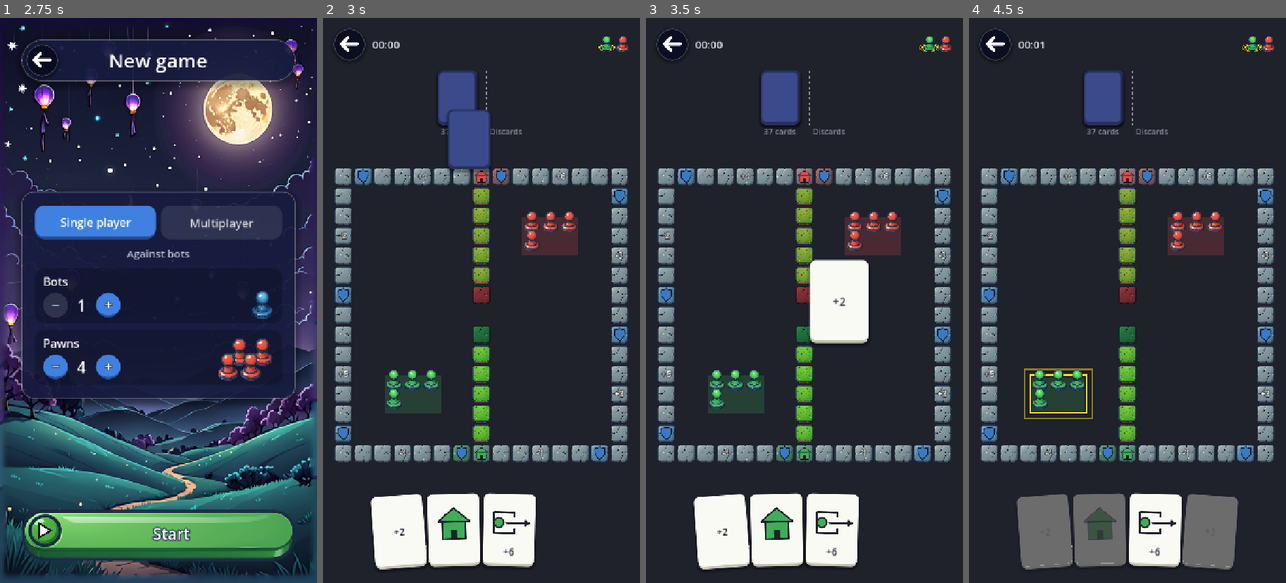
Above: before the commit, frames 1-4 (left to right).
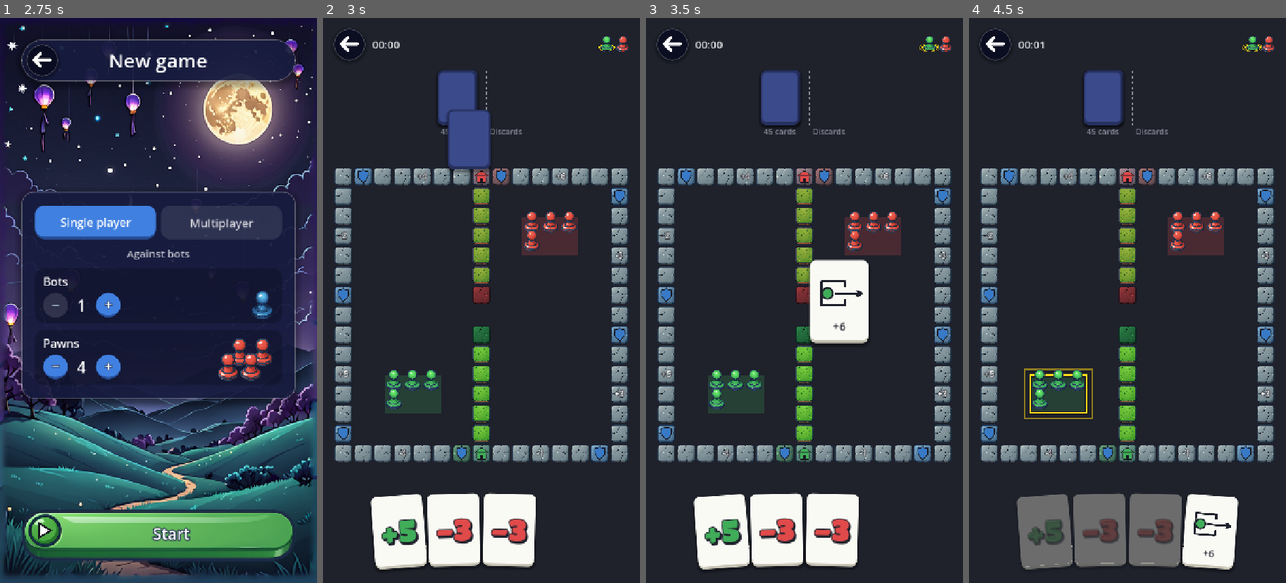
Above: after the commit, the same moments.

Repository: sezertanci/Pawnic
Game: Godot game, scene res://scenes/main.tscn
The game is run twice, just before and just after one commit, with the same random seed, the same clock (stepped at 60 frames per second) and the same inputs.
Inputs (mouse positions are in pixels of both pictures, inside the frame that each line leads up to; where the layout moved, square brackets give the same spot in the first picture):
- Up to frame 1 (2.75 s): click "New game" at 0.5 s; click "Single player" at 1.25 s; click "Single player" at 2 s
- Up to frame 2 (3 s): click "Start" at 2.75 s
- Up to frame 3 (3.5 s): no input
- Up to frame 4 (4.5 s): tap Enter at 3.5 s; drag from (1127, 317) to (1159, 176) at 3.52 s; click (1209, 532) [1156, 532] at 4.25 s

Frame 1 is identical in both runs. In frame 2, 1.4% of the frame differs, in the area x 18-66%, y 19-96%; in frame 3, 1.7%; in frame 4, 5.0%, in the area x 18-86%, y 19-98%.

Commit message:
feat: desteyi iki zar oranında 2–12 yap ve kart sayılarını iri çiz
- İleri kartları 2–12 oldu, adetleri iki zarın gelme olasılığına göre (toplam 36, deste 52)
- İleri ve geri kartlarındaki sayı Titan One ile iri, konturlu ve gölgeli çiziliyor; ileri yeşil, geri kırmızı
- Geri kartlarında gerçek eksi işareti (−) kullanılıyor
- Titan One yazı tipi OFL lisansıyla assets/fonts altına eklendi

Co-Authored-By: Claude Opus 5.5 <noreply@anthropic.com>

Diff:
--- a/data/translations.csv
+++ b/data/translations.csv
@@ -26,7 +26,7 @@
 PILE_DECK_COUNT,%d kart,%d cards,%d Karten,%d cartas,%d cartes,%d carte,%d cartas,%d kartu
 PILE_DISCARD,Atılanlar,Discards,Ablage,Descartes,Défausse,Scarti,Descartes,Buangan
 CARD_FORWARD,+%d,+%d,+%d,+%d,+%d,+%d,+%d,+%d
-CARD_BACK,-%d,-%d,-%d,-%d,-%d,-%d,-%d,-%d
+CARD_BACK,−%d,−%d,−%d,−%d,−%d,−%d,−%d,−%d
 CARD_EXIT,Çıkış,Exit,Ausstieg,Salida,Sortie,Uscita,Saída,Keluar
 CARD_SWAP,Yer değiştir,Swap,Tauschen,Intercambio,Échange,Scambio,Troca,Tukar
 CARD_SEND_BACK,Geri yolla %d,Send back %d,Zurückschicken %d,Devolver %d,Renvoi %d,Rimanda %d,Devolve %d,Pukul mundur %d
--- a/data/tuning.json
+++ b/data/tuning.json
@@ -13,14 +13,17 @@
 		"default_pawns": 4
 	},
 	"deck": [
-		{ "type": "forward", "value": 1, "count": 4 },
-		{ "type": "forward", "value": 2, "count": 4 },
-		{ "type": "forward", "value": 3, "count": 4 },
-		{ "type": "forward", "value": 4, "count": 4 },
+		{ "type": "forward", "value": 2, "count": 1 },
+		{ "type": "forward", "value": 3, "count": 2 },
+		{ "type": "forward", "value": 4, "count": 3 },
 		{ "type": "forward", "value": 5, "count": 4 },
-		{ "type": "forward", "value": 6, "count": 4 },
-		{ "type": "forward", "value": 8, "count": 2 },
-		{ "type": "forward", "value": 10, "count": 2 },
+		{ "type": "forward", "value": 6, "count": 5 },
+		{ "type": "forward", "value": 7, "count": 6 },
+		{ "type": "forward", "value": 8, "count": 5 },
+		{ "type": "forward", "value": 9, "count": 4 },
+		{ "type": "forward", "value": 10, "count": 3 },
+		{ "type": "forward", "value": 11, "count": 2 },
+		{ "type": "forward", "value": 12, "count": 1 },
 		{ "type": "back", "value": 3, "count": 3 },
 		{ "type": "back", "value": 5, "count": 2 },
 		{ "type": "exit", "value": 0, "count": 4 },
--- a/scripts/ui/card_symbol.gd
+++ b/scripts/ui/card_symbol.gd
@@ -1,23 +1,29 @@
 class_name CardSymbol
 extends Control
-## Sayı kartları dışındaki kartlarda yazının yerine çizilen sembol:
+## Kartlarda yazının yerine çizilen sembol:
+## İleri ve geri: iri, konturlu ve gölgeli renkli sayı (+7, −5).
 ## Yer değiştir: iki taş ve aralarında karşılıklı oklar.
 ## Çıkış: kutudan dışarı çıkan taş ve ok; çıkış sayısında (+6) altına sayı da yazılır.
 ## Kısayol: ev. Joker: yıldız ve seçilebilen sayı aralığı; sayı seçilince üstte o sayı.
 ## Yıldız: yalnızca yıldız (kural ekranındaki kazanma simgesi).
 ## Sembolü olmayan kartlarda gizlidir. Renkler arayüz temasındaki CardSymbol türünden okunur.
 
-enum Kind { NONE, SWAP, EXIT_FORWARD, EXIT, SEND_BACK, SHORTCUT, JOKER, STAR }
+enum Kind { NONE, FORWARD, BACK, SWAP, EXIT_FORWARD, EXIT, SEND_BACK, SHORTCUT, JOKER, STAR }
 
 const STYLE := &"CardSymbol"
 const PAWN_COLOR := &"pawn_color"
 const RIVAL_COLOR := &"rival_color"
 const STAR_COLOR := &"star_color"
 const INK_COLOR := &"ink_color"
+const FORWARD_COLOR := &"forward_color"
+const BACK_COLOR := &"back_color"
+const NUMBER_FONT := &"number_font"
 const LABEL_STYLE := &"CardLabel"
 const FONT_NAME := &"font"
 const FONT_SIZE := &"font_size"
 const KIND_BY_TYPE := {
+	Card.Type.FORWARD: Kind.FORWARD,
+	Card.Type.BACK: Kind.BACK,
 	Card.Type.SWAP: Kind.SWAP,
 	Card.Type.EXIT: Kind.EXIT,
 	Card.Type.SEND_BACK: Kind.SEND_BACK,
@@ -63,6 +69,13 @@
 const STAR_INNER := 0.11
 const STAR_POINTS := 5
 const RANGE_TEXT := "1–%d"
+## İri sayı: yazı boyu, kontur kalınlığı, gölge kayması ve iki yandaki boşluk (kart genişliğine
+## oranla). Rakamların yüksekliği yazı boyunun DIGIT_HEIGHT katıdır; dikey ortalamada kullanılır.
+const NUMBER_SIZE := 0.6
+const NUMBER_OUTLINE := 0.08
+const NUMBER_SHADOW := Vector2(0.025, 0.035)
+const NUMBER_MARGIN := 0.08
+const DIGIT_HEIGHT := 0.72
 
 var _kind := Kind.NONE
 var _value := 0
@@ -103,6 +116,10 @@
 
 func _draw() -> void:
 	match _kind:
+		Kind.FORWARD:
+			_draw_number(Card.Type.FORWARD, FORWARD_COLOR)
+		Kind.BACK:
+			_draw_number(Card.Type.BACK, BACK_COLOR)
 		Kind.SWAP:
 			_draw_swap()
 		Kind.EXIT_FORWARD:
@@ -130,6 +147,30 @@
 	queue_redraw()
 
 
+## Kartın ortasına sığacak iri sayı: önce kaymış koyu gölge, sonra koyu kontur ve renkli dolgu.
+func _draw_number(type: Card.Type, color_name: StringName) -> void:
+	var text := tr(Card.LABEL_KEYS[type]) % _value
+	var font := get_theme_font(NUMBER_FONT, STYLE)
+	var outline := roundi(size.x * NUMBER_OUTLINE)
+	var font_size := _number_font_size(font, text, outline)
+	var baseline := Vector2(0.0, (size.y + font_size * DIGIT_HEIGHT) / 2.0)
+	var shadow := baseline + NUMBER_SHADOW * size.x
+	var ink := _color(INK_COLOR)
+	var center := HORIZONTAL_ALIGNMENT_CENTER
+	draw_string_outline(font, shadow, text, center, size.x, font_size, outline, ink)
+	draw_string(font, shadow, text, center, size.x, font_size, ink)
+	draw_string_outline(font, baseline, text, center, size.x, font_size, outline, ink)
+	draw_string(font, baseline, text, center, size.x, font_size, _color(color_name))
+
+
+## Sayı NUMBER_SIZE boyunda yazılır; kontur dahil karta sığmazsa sığacak kadar küçültülür.
+func _number_font_size(font: Font, text: String, outline: int) -> int:
+	var font_size := roundi(size.x * NUMBER_SIZE)
+	var width := font.get_string_size(text, HORIZONTAL_ALIGNMENT_LEFT, -1, font_size).x + outline
+	var room := size.x * (1.0 - NUMBER_MARGIN * 2.0)
+	return font_size if width <= room else floori(font_size * room / width)
+
+
 func _draw_swap() -> void:
 	var middle := size.y / 2.0
 	var gap := size.x * SWAP_ARROW_GAP
--- a/themes/ui_theme.tres
+++ b/themes/ui_theme.tres
@@ -1,6 +1,7 @@
 [gd_resource type="Theme" format=3]
 
 [ext_resource type="Texture2D" path="res://assets/images/button_green.png" id="button_green"]
+[ext_resource type="FontFile" path="res://assets/fonts/titan_one.ttf" id="titan_one"]
 [ext_resource type="Texture2D" path="res://assets/images/button_blue.png" id="button_blue"]
 [ext_resource type="Texture2D" path="res://assets/images/button_orange.png" id="button_orange"]
 
@@ -417,12 +418,15 @@
 CardButton/styles/focus = SubResource("card_focus")
 CardFace/styles/panel = SubResource("card_face")
 CardBack/styles/panel = SubResource("card_back")
+CardSymbol/colors/back_color = Color(0.88, 0.29, 0.29, 1)
 CardSymbol/colors/discard_color = Color(0.88, 0.29, 0.29, 1)
 CardSymbol/colors/discard_cross_color = Color(1, 1, 1, 1)
+CardSymbol/colors/forward_color = Color(0.25, 0.68, 0.35, 1)
 CardSymbol/colors/ink_color = Color(0.12, 0.13, 0.17, 1)
 CardSymbol/colors/pawn_color = Color(0.25, 0.68, 0.35, 1)
 CardSymbol/colors/rival_color = Color(0.88, 0.29, 0.29, 1)
 CardSymbol/colors/star_color = Color(0.91, 0.76, 0.23, 1)
+CardSymbol/fonts/number_font = ExtResource("titan_one")
 CardLabel/base_type = &"Label"
 CardLabel/colors/font_color = Color(0.12, 0.13, 0.17, 1)
 CardLabel/font_sizes/font_size = 22
Binary file added: assets/fonts/titan_one.ttf
Not shown, added: assets/fonts/titan_one.ttf.import
Not shown, added: assets/fonts/titan_one_OFL.txt
Not shown, changed: PROGRESS.md
